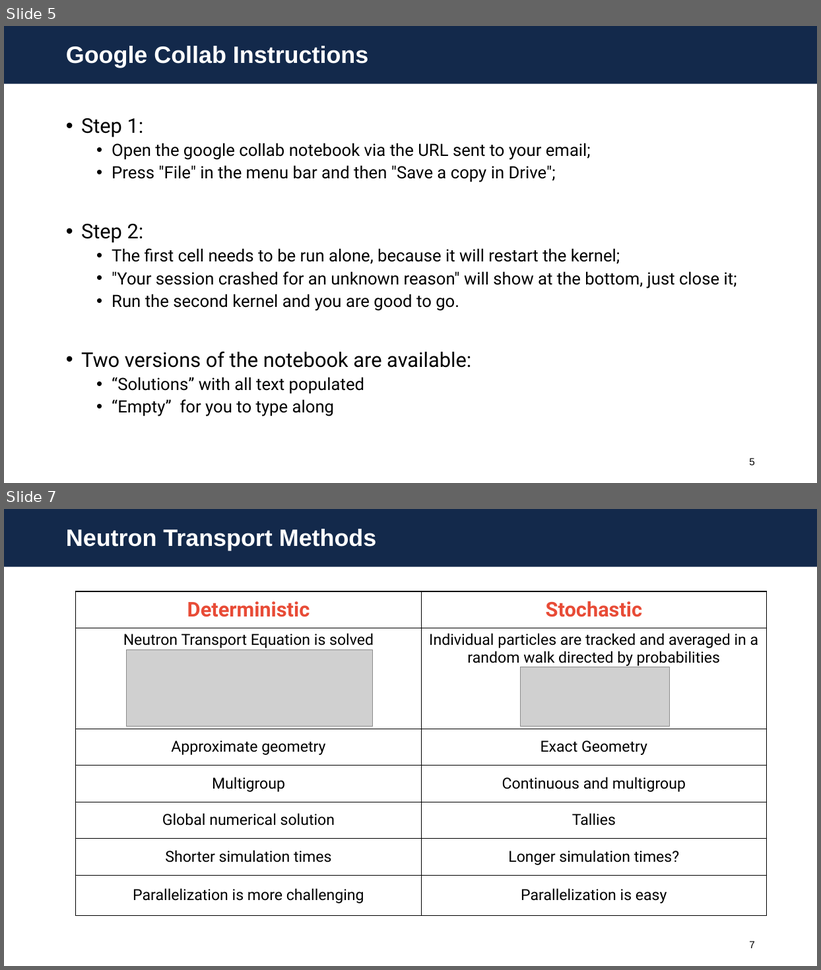
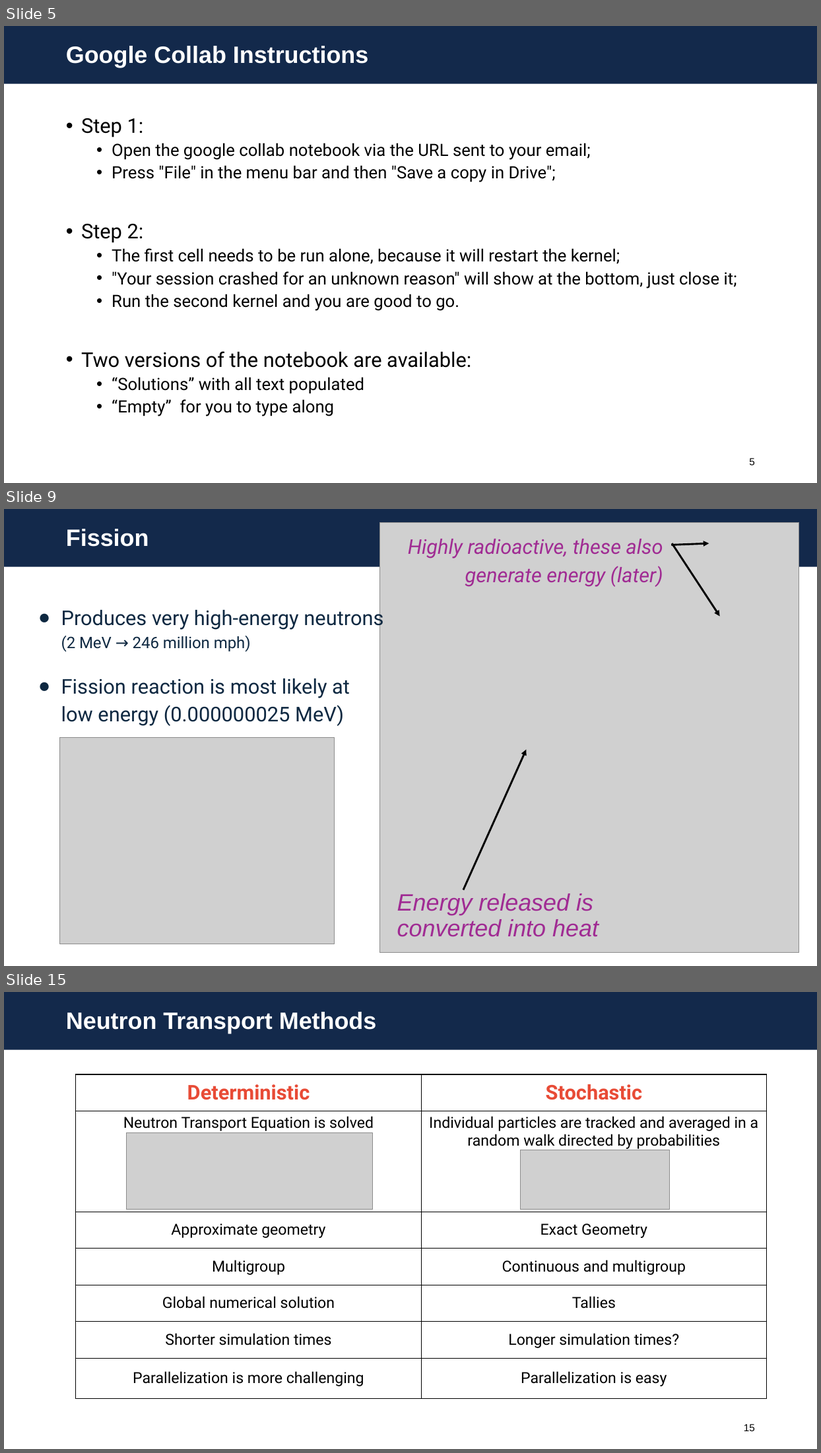
Before and after one commit to aprilnovak/openmc-education, a slide deck: intro/1-Theory.pptx. Shown one above the other, each under a label of ours: slides 5 and 7 before the commit, slides 5, 9 and 15 after it; the slides between them are not shown. The pictures are 821x970 and 821x1453 pixels, drawn with LibreOffice and Linux fonts; fonts in the diff are those of the drawing; grey boxes stand for pictures; background and template pictures are left out. Boxes give left, top, right and bottom in pixels: in the first picture for what was removed or moved away, otherwise in the second. Text is boxed around its words. In the diff, an @@ line names an element or a change of style, - is before the commit and + after.

```diff
--- a/intro/1-Theory.pptx
+++ b/intro/1-Theory.pptx
@@ slide 9 added at (4, 509, 817, 966), background #FFFFFF; not listed: 1 template element that a slide beside it also shows @@
@@ picture added at (380, 522, 799, 954) @@
@@ title added at (66, 529, 149, 547), 28 pt, text #FFFFFF, bold @@
+Fission
@@ text added at (408, 539, 663, 587), 24 pt, text #A02B93, italic @@
+Highly radioactive, these also generate energy (later)
@@ arrow added from (671, 545) to (709, 543), #000000 2.25 pt @@
@@ arrow added from (673, 543) to (720, 617), #000000 2.25 pt @@
@@ text added at (61, 607, 384, 726), 24 pt, text #0E2841 @@
+● Produces very high-energy neutrons (2 MeV → 246 million mph)
+● Fission reaction is most likely at low energy (0.000000025 MeV)
@@ picture added at (60, 738, 335, 944) @@
@@ arrow added from (463, 890) to (526, 750), #000000 2.25 pt @@
@@ text added at (397, 894, 599, 937), 28 pt, text #A02B93, italic @@
+Energy released is converted into heat
@@ rectangle added at (44, 922, 145, 957), fill #FFFFFF @@
@@ page number added at (579, 933, 762, 957), 12 pt, text #000000 @@
+9
@@ what was slide 7 is now slide 15 @@
@@ page number at (744, 1424, 755, 1432): text changed @@
-7
+15
```
Also in this commit, not shown: 9 other slides added, 1 slide removed, 2 other files.
